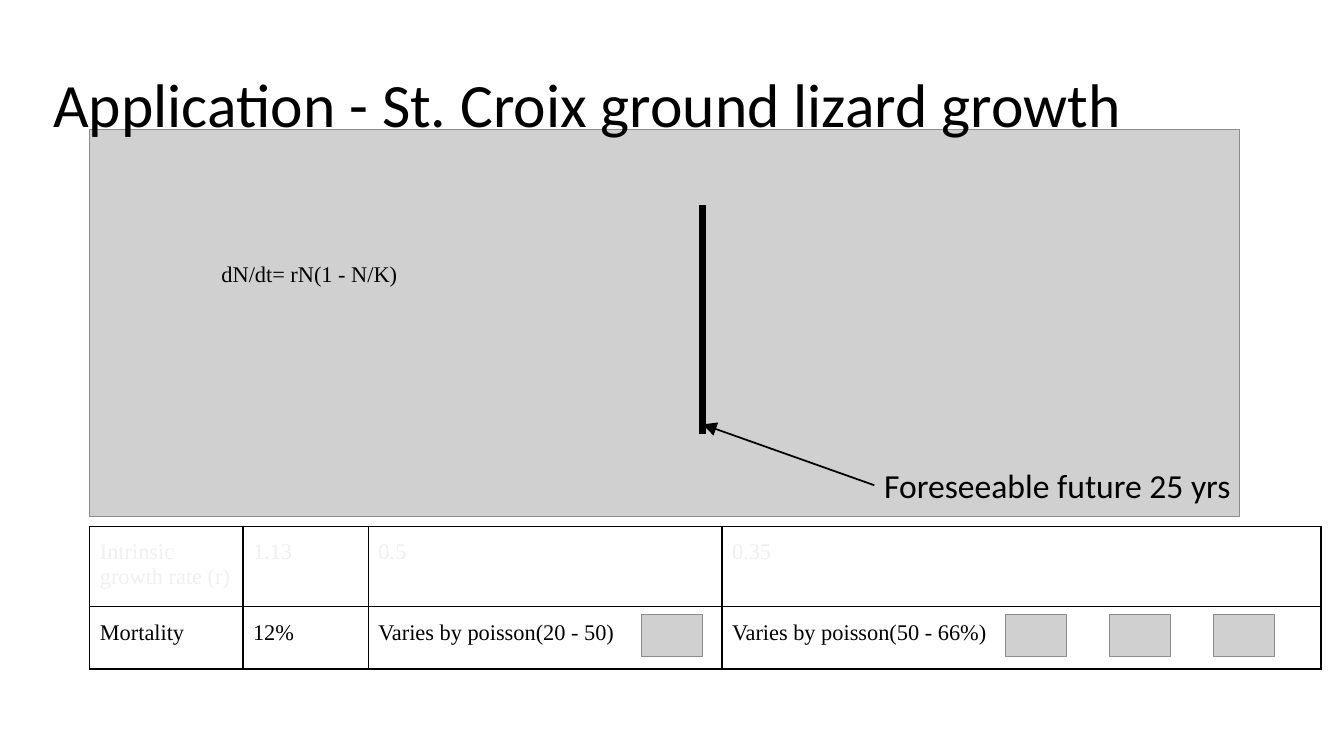
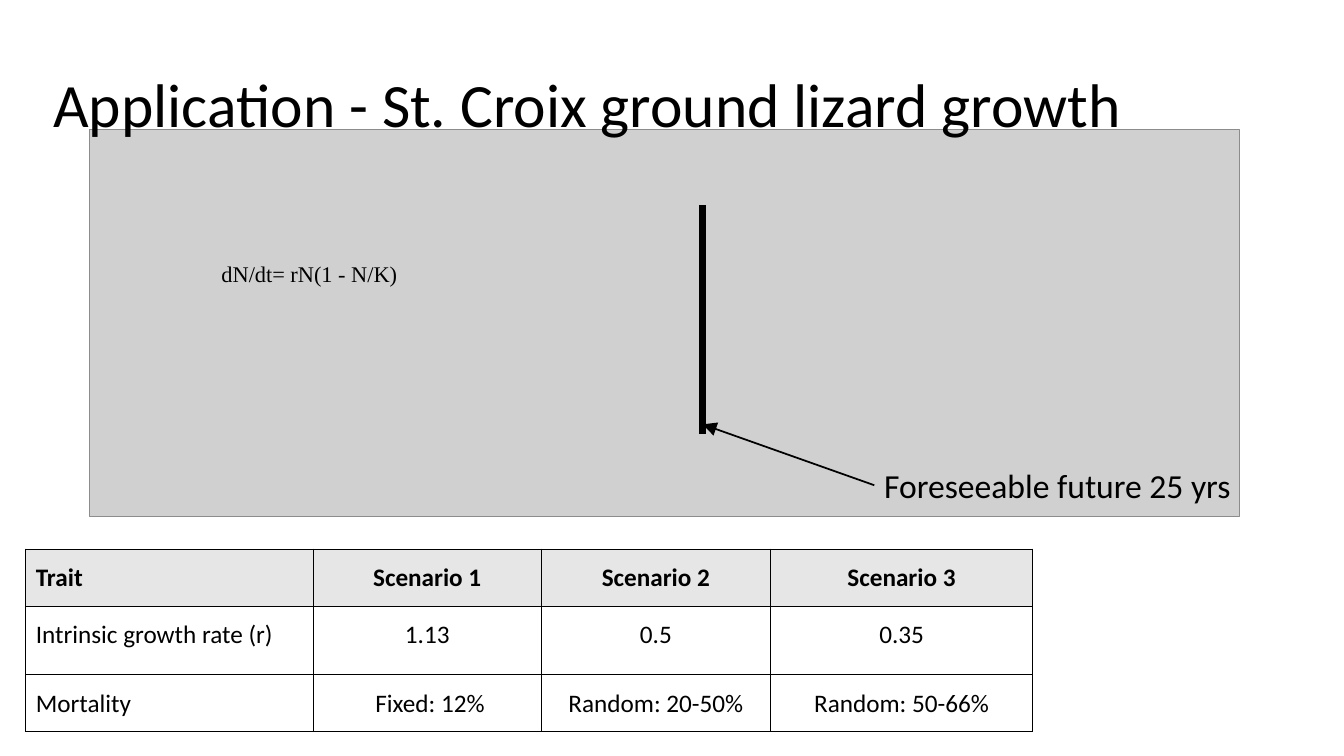
Before and after one commit to annamtucker/ssa-200, a slide deck: slide 18 of static/lectures/SSA_Lecture8_AbundanceProjections.pptx (slide 19 before the commit). Drawn at 1344x756 pixels with LibreOffice and Linux fonts; fonts in the diff are those of the drawing; grey boxes stand for pictures; background and template pictures are left out. Boxes give left, top, right and bottom in pixels: in the first picture for what was removed or moved away, otherwise in the second. Text is boxed around its words. In the diff, an @@ line names an element or a change of style, - is before the commit and + after.

```diff
--- a/static/lectures/SSA_Lecture8_AbundanceProjections.pptx
+++ b/static/lectures/SSA_Lecture8_AbundanceProjections.pptx
@@ table at (26,549,1033,732) @@
+row 1: Trait | Scenario 1 | Scenario 2 | Scenario 3
-row 2: Mortality | 12% | Varies by poisson(20 - 50) | Varies by poisson(50 - 66%)
+row 3: Mortality | Fixed: 12% | Random: 20-50% | Random: 50-66%
@@ table: place and size @@
-table at (90,526,1321,669)
+table at (26,549,1033,732)
@@ picture removed at (641,615,703,656) @@
@@ picture removed at (1006,615,1068,656) @@
@@ picture removed at (1110,615,1172,656) @@
@@ picture removed at (1214,615,1275,656) @@
```
Also in this commit, not shown: 2 other slides changed, 1 slide removed, 16 other files.
